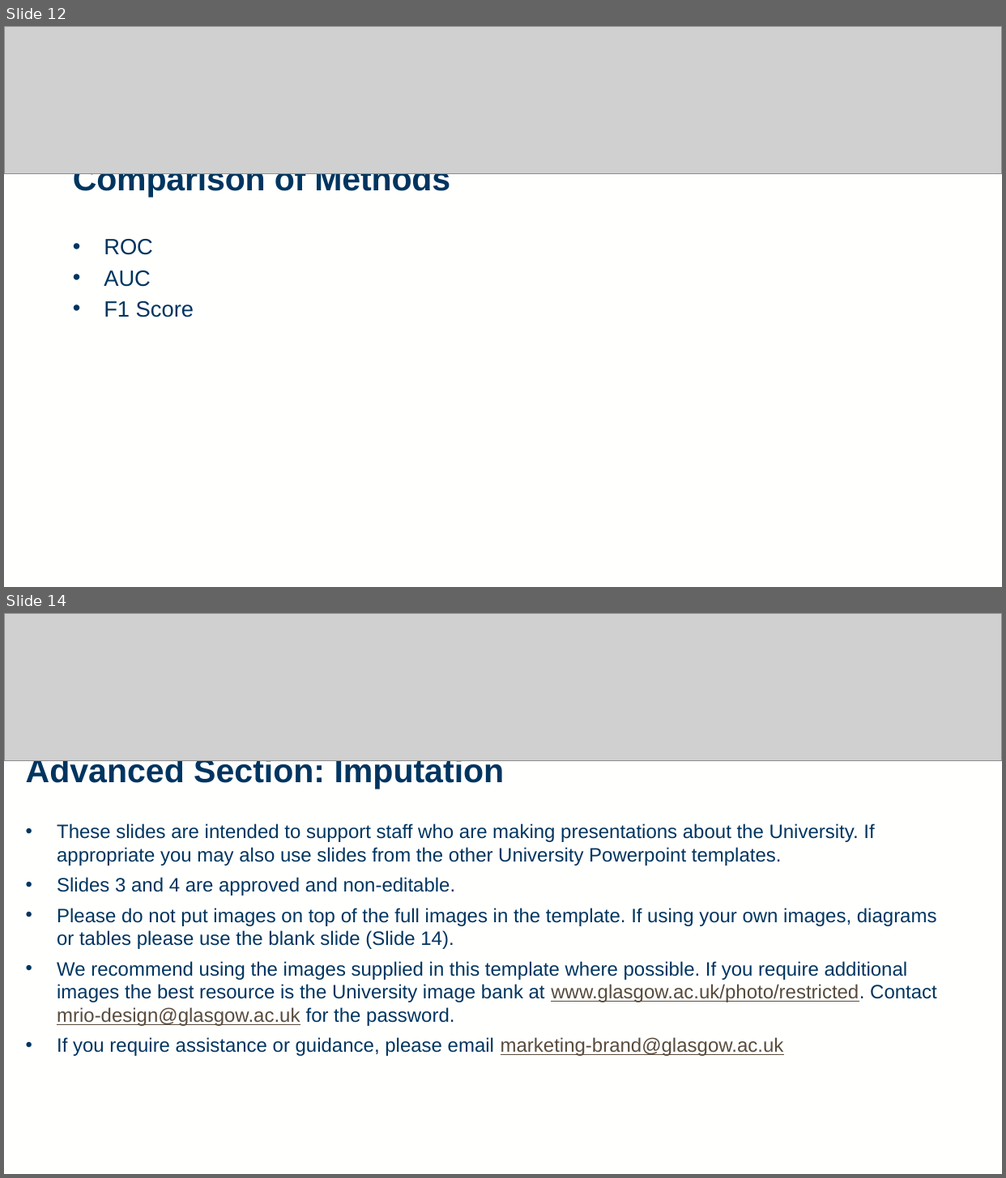
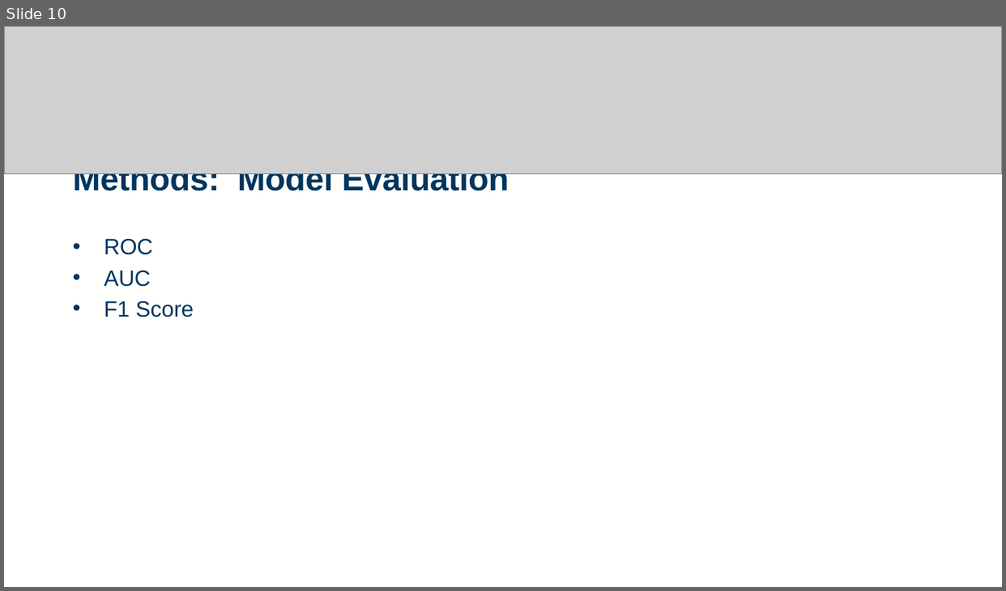
Before and after one commit to rtedwards/ARDS-classification, a slide deck: viva/viva_2416963E.pptx. Shown one above the other, each under a label of ours: slides 12 and 14 before the commit, slide 10 after it; the slides between them are not shown. The pictures are 1006x1178 and 1006x591 pixels, drawn with LibreOffice and Linux fonts; fonts in the diff are those of the drawing; grey boxes stand for pictures. Boxes give left, top, right and bottom in pixels: in the first picture for what was removed or moved away, otherwise in the second. Text is boxed around its words. In the diff, an @@ line names an element or a change of style, - is before the commit and + after.

```diff
--- a/viva/viva_2416963E.pptx
+++ b/viva/viva_2416963E.pptx
@@ slide 14 removed at box(4, 613, 1002, 1174), background #FFFFFE; not listed: 3 template elements that a slide beside it also shows @@
@@ picture removed at box(4, 613, 1002, 760) @@
@@ text removed at box(26, 756, 937, 1056) @@
-Advanced Section: Imputation
-• These slides are intended to support staff who are making presentations about the University. If appropriate you may also use slides from the other University Powerpoint templates.
-• Slides 3 and 4 are approved and non-editable.
-• Please do not put images on top of the full images in the template. If using your own images, diagrams or tables please use the blank slide (Slide 14).
-• We recommend using the images supplied in this template where possible. If you require additional images the best resource is the University image bank at www.glasgow.ac.uk/photo/restricted. Contact mrio-design@glasgow.ac.uk for the password.
-• If you require assistance or guidance, please email marketing-brand@glasgow.ac.uk
@@ what was slide 12 is now slide 10 @@
@@ slide 10 changed as well @@
@@ title at box(73, 173, 509, 198): text changed @@
-Comparison of Methods
+Methods: Model Evaluation
```
Also in this commit, not shown: 6 other slides changed, 7 slides added, 6 other slides removed, 1 other file.
